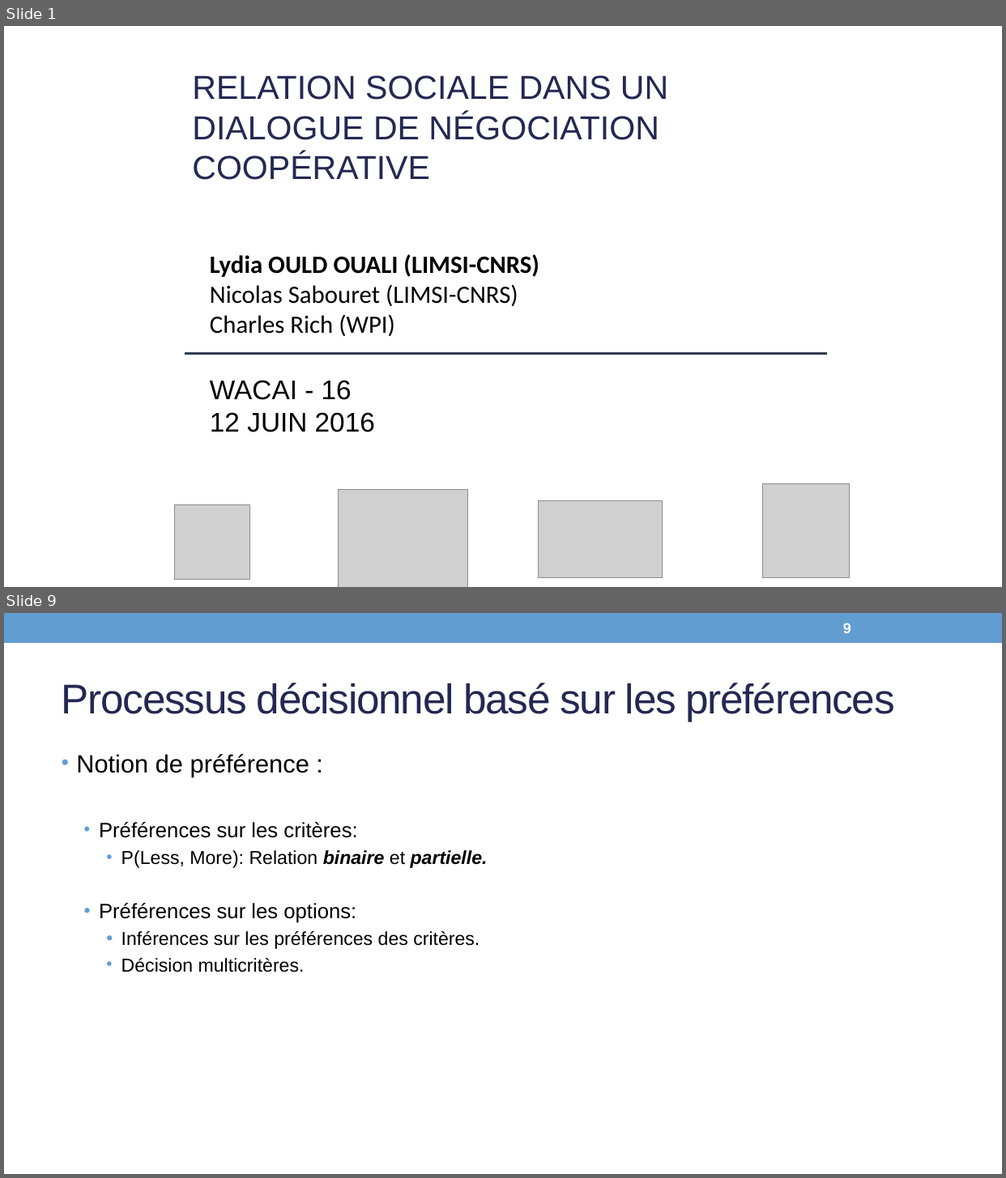
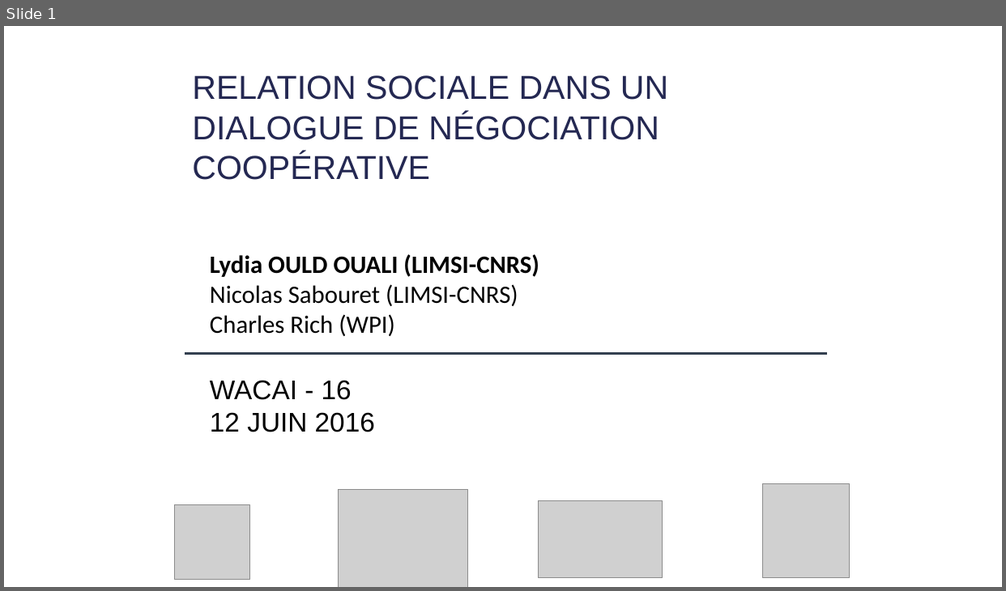
Before and after one commit to Olydia/Discolog, a slide deck: papers/Presentations/WACAI.pptx. Shown one above the other, each under a label of ours: slides 1 and 9 before the commit, slide 1 after it; the slides between them are not shown. The pictures are 1006x1178 and 1006x591 pixels, drawn with LibreOffice and Linux fonts; fonts in the diff are those of the drawing; grey boxes stand for pictures. Boxes give left, top, right and bottom in pixels: in the first picture for what was removed or moved away, otherwise in the second. Text is boxed around its words. In the diff, an @@ line names an element or a change of style, - is before the commit and + after.

```diff
--- a/papers/Presentations/WACAI.pptx
+++ b/papers/Presentations/WACAI.pptx
@@ slide 9 removed at (4,613,1002,1174), background #FFFFFF @@
@@ rectangle removed at (4,613,1002,643) @@
@@ page number removed at (843,623,851,633) @@
-9
@@ title removed at (62,683,895,722) @@
-Processus décisionnel basé sur les préférences
@@ text removed at (76,754,488,973) @@
-• Notion de préférence :
-  • Préférences sur les critères:
-    • P(Less, More): Relation binaire et partielle.
-    • Préférences sur les options:
-      • Inférences sur les préférences des critères.
-    • Décision multicritères.
```
Also in this commit, not shown: 9 slides changed, 7 slides added, 2 other slides removed, 1 other file.
